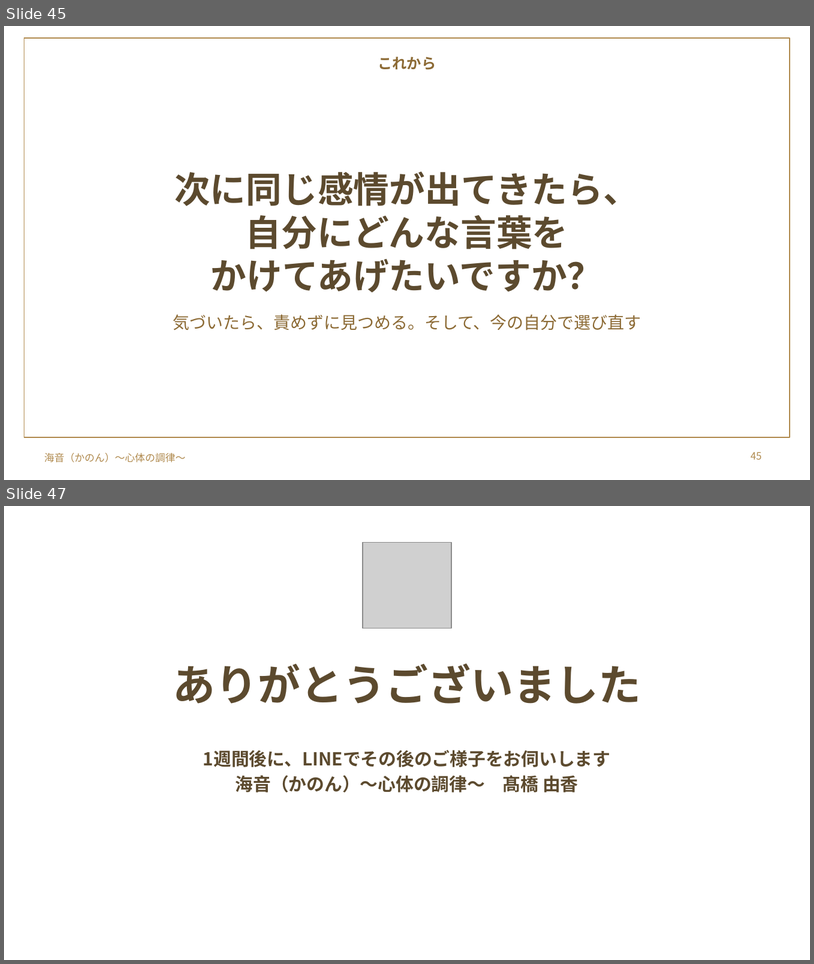
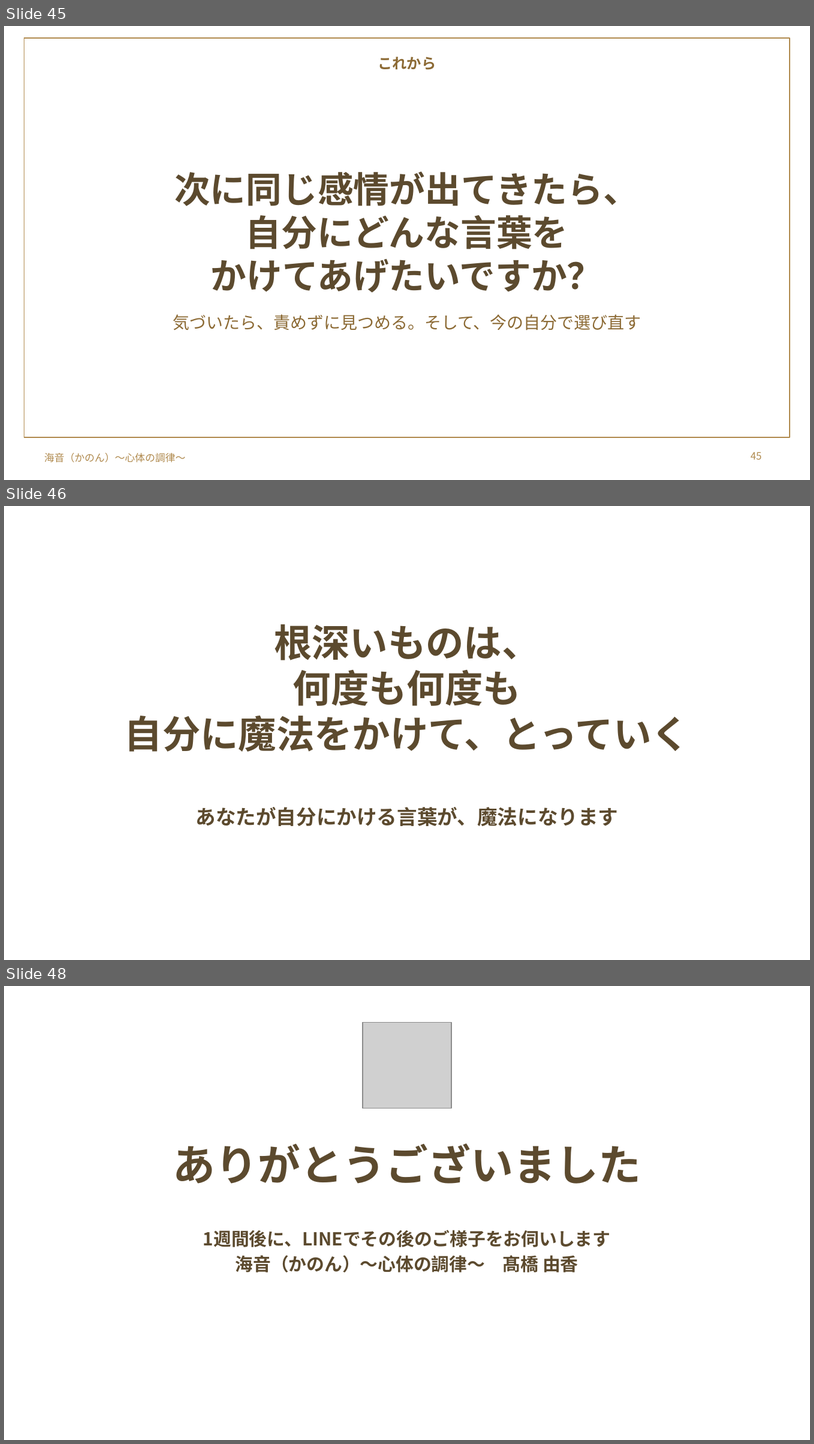
Before and after one commit to y-takahashi-cmd/MyBrain, a slide deck: 20_Projects/海音_心体の調律/単発/仁部あきえさん/20261028_仁部あきえさん_お金のブロック単発セッション.pptx. Shown one above the other, each under a label of ours: slides 45 and 47 before the commit, slides 45, 46 and 48 after it; the slides between them are not shown. The pictures are 814x964 and 814x1444 pixels, drawn with LibreOffice and Linux fonts; fonts in the diff are those of the drawing; grey boxes stand for pictures; background and template pictures are left out. Boxes give left, top, right and bottom in pixels: in the first picture for what was removed or moved away, otherwise in the second. Text is boxed around its words. In the diff, an @@ line names an element or a change of style, - is before the commit and + after.

```diff
--- a/20_Projects/海音_心体の調律/単発/仁部あきえさん/20261028_仁部あきえさん_お金のブロック単発セッション.pptx
+++ b/20_Projects/海音_心体の調律/単発/仁部あきえさん/20261028_仁部あきえさん_お金のブロック単発セッション.pptx
@@ slide 46 added at <box>4,506,810,960</box>, background picture (left out) @@
@@ text added at <box>125,624,690,751</box>, 34 pt, text #5C4A2E, bold @@
+根深いものは、
+何度も何度も
+自分に魔法をかけて、とっていく
@@ text added at <box>195,807,618,826</box>, 18 pt, text #5C4A2E, bold @@
+あなたが自分にかける言葉が、魔法になります
@@ what was slide 47 is now slide 48 @@
```
Also in this commit, not shown: 2 slides changed.
